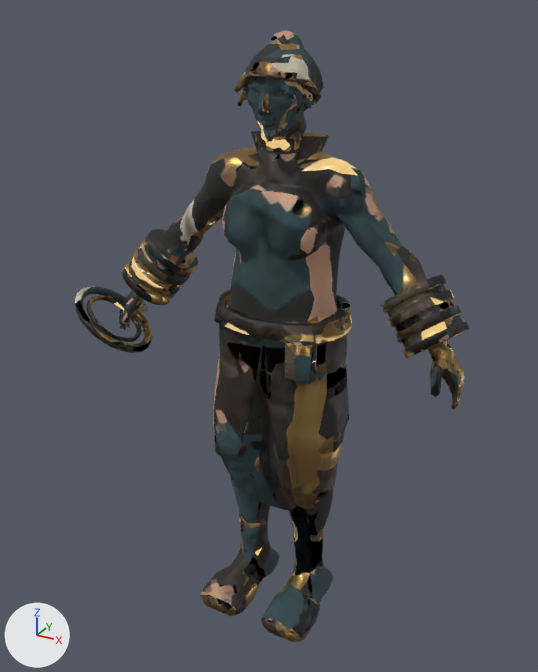
A saved change to the glTF model game/public/assets/characters/oath-14-sorcerer.glb.
One viewpoint serves both versions: a 50 mm camera at (0.925, -1.753, 1.805) aimed at (-0.043, 0.007, 0.925). The lights are fixed; the arrows at lower left show +X, +Y and +Z. The picture after the commit comes second. Vertices at exactly the same position are counted once.

Names of what the first picture shows: 'oath-14-sorcerer'.
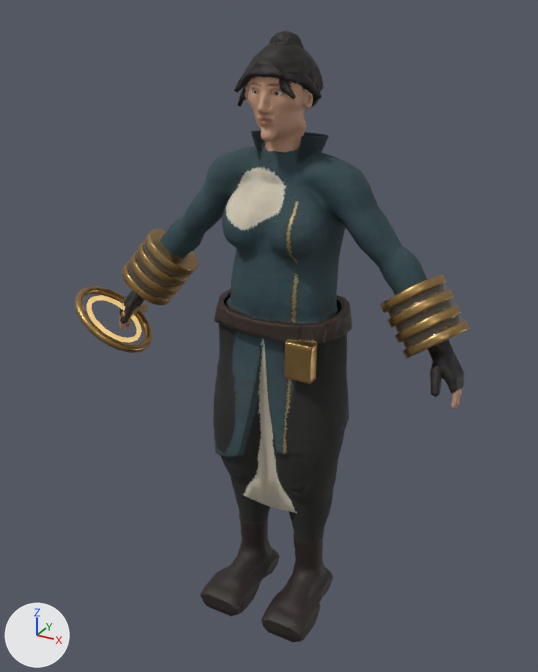
Patch to the scene script:
```diff
--- a/game/public/assets/characters/oath-14-sorcerer.glb.py
+++ b/game/public/assets/characters/oath-14-sorcerer.glb.py
@@ me_oath_14_sorcerer @@
 me_oath_14_sorcerer.from_pydata(...)  # 13568 vertices, 26990 faces; spans x -0.59..0.54, y -0.28..0.27, z 0.0..1.76
 # used by ob_oath_14_sorcerer; location = (0.0, 0.0, 0.0)
+# me_oath_14_sorcerer part 1: 20 vertices moved within x -0.15..0.15, y -0.11..-0.03, z 0.34..1.03; 140 vertices removed from x -0.17..0.16, y -0.13..0.16, z 0.3..1.04; 133 vertices added at x -0.18..0.16, y -0.13..0.16, z 0.3..1.07
+# me_oath_14_sorcerer part 2: 81 vertices moved within x -0.07..0.05, y -0.1..0.16, z 1.28..1.63; 19 vertices removed from x -0.06..0.07, y -0.06..0.16, z 1.24..1.67; 21 vertices added at x -0.06..0.07, y -0.1..0.16, z 1.24..1.67
+# me_oath_14_sorcerer part 3: 4 vertices removed from x 0.16..0.18, y -0.2..-0.1, z 0.02..0.04; 4 vertices added at x 0.17..0.18, y -0.2..-0.14, z 0.02..0.05
+# me_oath_14_sorcerer part 4: 1 vertex removed from x 0.45, y 0.08, z 1.07; 4 vertices added at x 0.44..0.52, y -0.06..0.08, z 0.88..1.08
+# me_oath_14_sorcerer part 5: 1 vertex removed from x -0.57, y -0.11, z 1.0; 3 vertices added at x -0.57..-0.48, y -0.12..-0.06, z 0.96..1.01
+# me_oath_14_sorcerer part 6: 24132 kept faces spanning x -0.59..0.54, y -0.28..0.27, z 0.0..1.76 get new texture (UV) coordinates
 me_oath_14_sorcerer.materials.append(mat_oath_14_sorcerer)
```

What differs and where, as boxes (x1, y1, x2, y2) in the pictures (538 x 672 px; the box of a moved part takes in the faces that stretch with it):
part 1 of me_oath_14_sorcerer, moved or reshaped
    before: (219, 298, 317, 533)
    after: (219, 289, 317, 533)
part 2 of me_oath_14_sorcerer, moved or reshaped
    before: (247, 66, 304, 125)
    after: (247, 66, 304, 124)
part 3 of me_oath_14_sorcerer, moved or reshaped
    before: (300, 607, 319, 641)
    after: (294, 624, 315, 642)
part 4 of me_oath_14_sorcerer, reshaped (mostly hidden)
    after: (432, 352, 442, 364)
part 5 of me_oath_14_sorcerer, reshaped
    before: (92, 291, 110, 296)
    after: (92, 291, 143, 305)
part 6 of me_oath_14_sorcerer, surface changed
    both: (74, 30, 470, 636)
